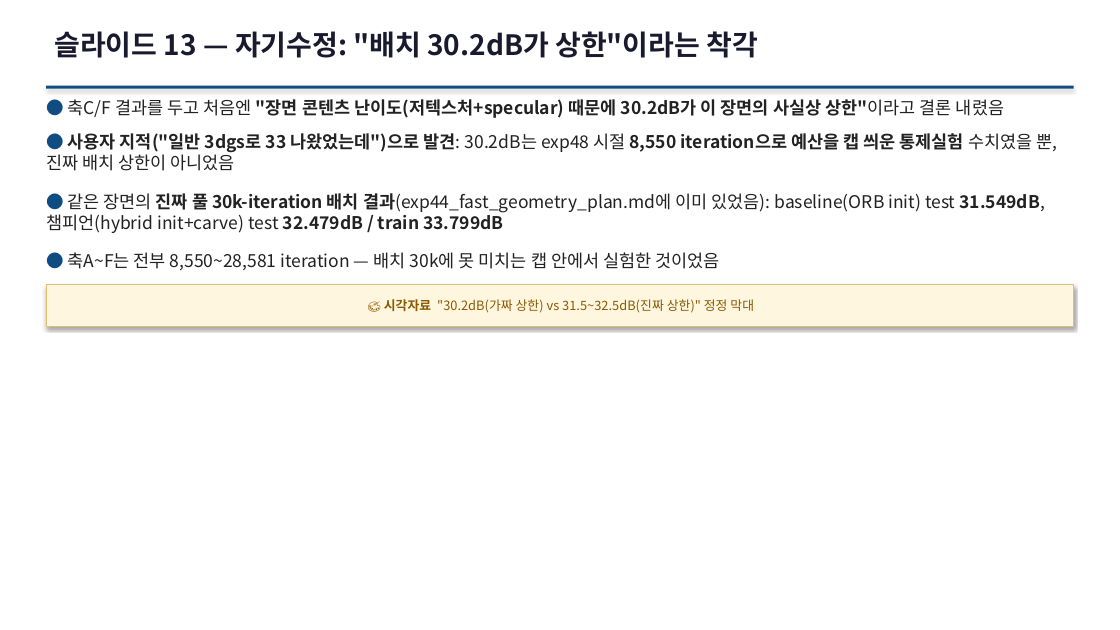
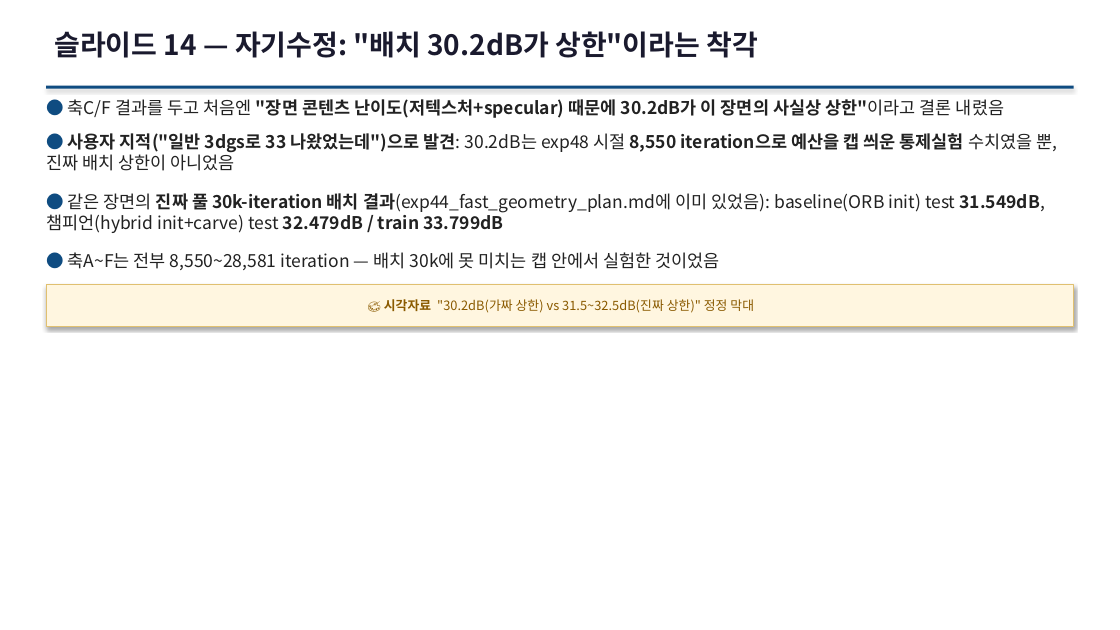
Before and after one commit to sawo0150/gs_floaterLab, a slide deck: slide 22 of context/ppt/ppt0717/gs_floater_deck_0717.pptx (slide 19 before the commit). Drawn at 1120x630 pixels with LibreOffice and Linux fonts; fonts in the diff are those of the drawing. Boxes give left, top, right and bottom in pixels: in the first picture for what was removed or moved away, otherwise in the second. Text is boxed around its words. In the diff, an @@ line names an element or a change of style, - is before the commit and + after.

```diff
--- a/context/ppt/ppt0717/gs_floater_deck_0717.pptx
+++ b/context/ppt/ppt0717/gs_floater_deck_0717.pptx
@@ text at bbox=[54, 31, 759, 58]: text changed @@
-슬라이드 13 — 자기수정: "배치 30.2dB가 상한"이라는 착각
+슬라이드 14 — 자기수정: "배치 30.2dB가 상한"이라는 착각
```
Also in this commit, not shown: 18 other slides changed, 3 slides added, 5 other files.
